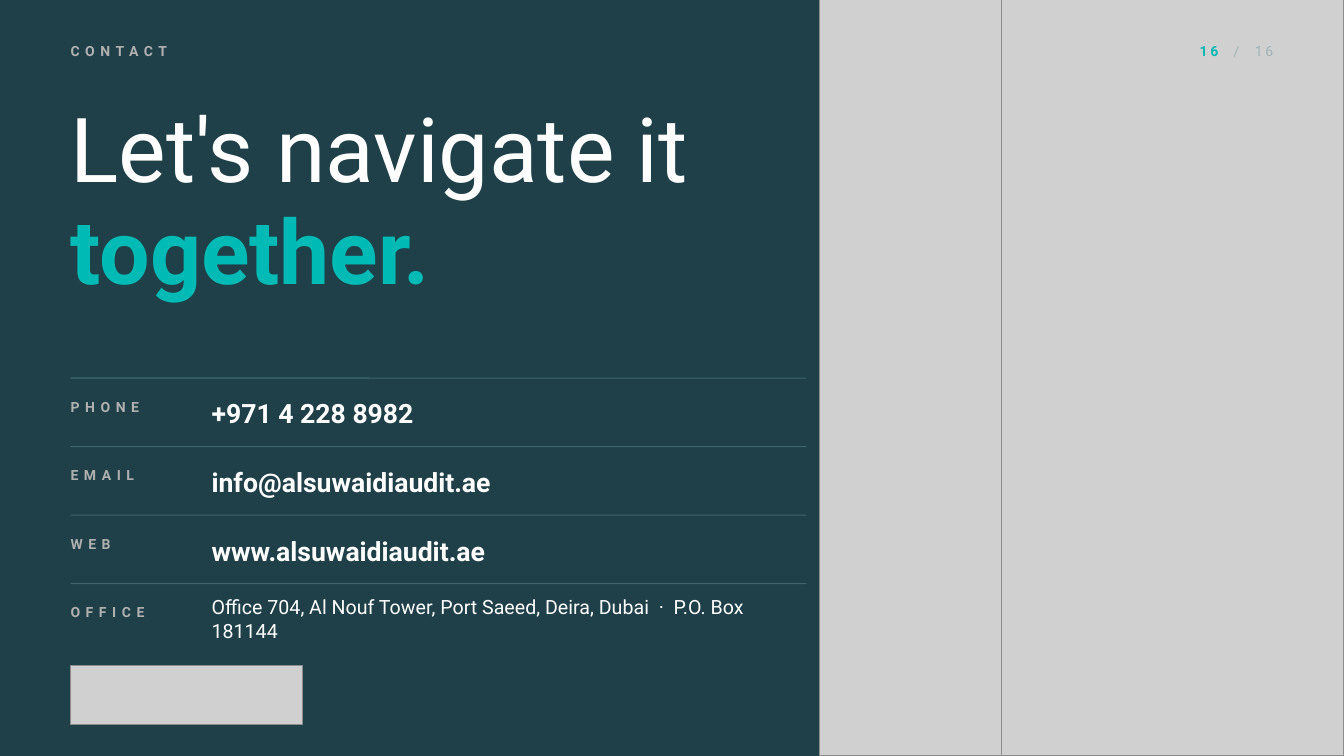
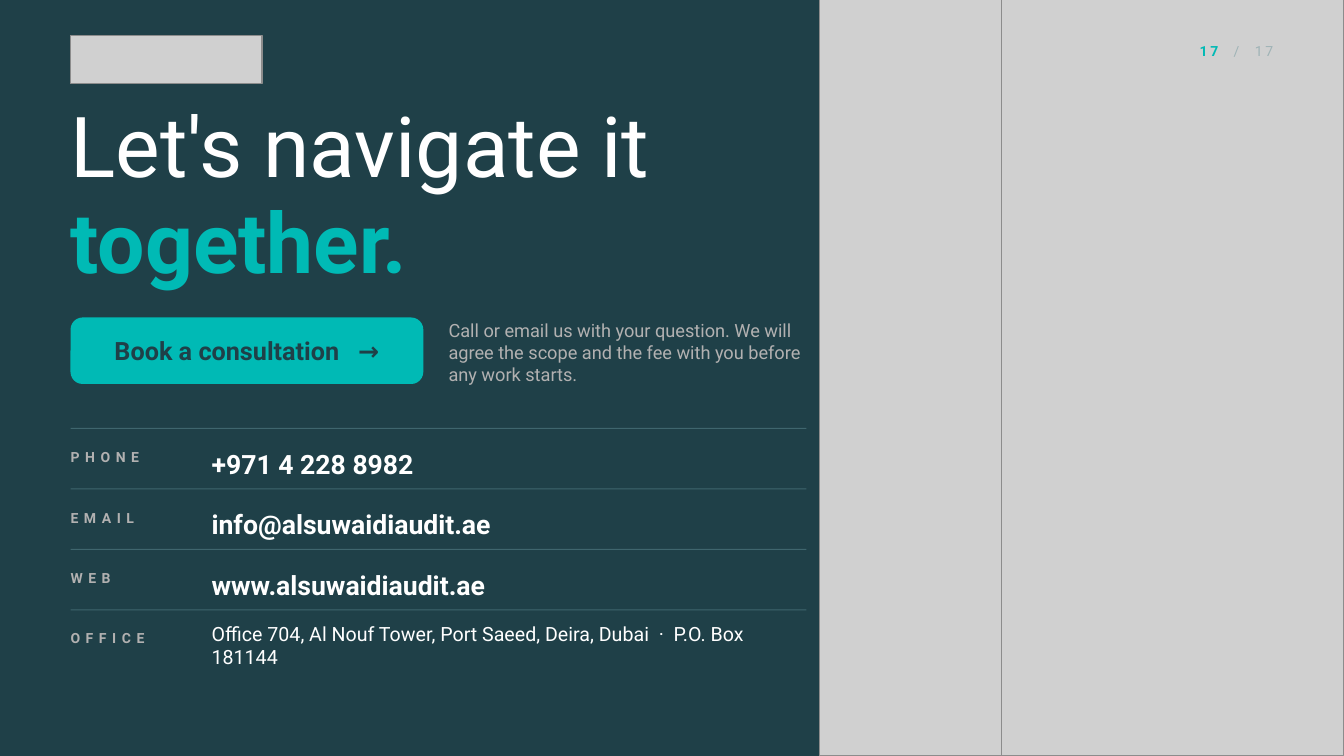
Before and after one commit to khaledsaifelnasr-afk/khsaif-content-studio, a slide deck: slide 17 of Profiles/al-suwaidi-2026/Al-Suwaidi-Company-Profile-2026-Noir.pptx (slide 16 before the commit). Drawn at 1344x756 pixels with LibreOffice and Linux fonts; fonts in the diff are those of the drawing; grey boxes stand for pictures. Boxes give left, top, right and bottom in pixels: in the first picture for what was removed or moved away, otherwise in the second. Text is boxed around its words. In the diff, an @@ line names an element or a change of style, - is before the commit and + after.

```diff
--- a/Profiles/al-suwaidi-2026/Al-Suwaidi-Company-Profile-2026-Noir.pptx
+++ b/Profiles/al-suwaidi-2026/Al-Suwaidi-Company-Profile-2026-Noir.pptx
@@ picture: place and size @@
-picture at [71, 665, 302, 724]
+picture at [71, 35, 262, 84]
@@ text removed at [71, 46, 168, 56] @@
-CONTACT
@@ text at [1200, 46, 1219, 56]: text changed @@
-16 / 16
+17 / 17
@@ text "Let's navigate it" at [71, 114, 649, 291]: size 64 to 60 pt @@
@@ rounded rectangle added at [71, 318, 423, 384], fill #00BAB5 @@
@@ text added at [449, 323, 800, 385], 13 pt, text #B2B1B1 @@
+Call or email us with your question. We will agree the scope and the fee with you before any work starts.
@@ text added at [114, 341, 340, 360], 18 pt, text #1F4048, bold @@
+Book a consultation →
@@ text "PHONE": place and size @@
-text "PHONE" at [71, 402, 140, 412]
+text "PHONE" at [71, 452, 140, 462]
@@ line moved from (71, 447) - (807, 447) to (71, 429) - (807, 429) @@
@@ text "+971 4 228 8982": place and size @@
-text "+971 4 228 8982" at [212, 404, 414, 424]
+text "+971 4 228 8982" at [212, 455, 414, 475]
@@ text "EMAIL": place and size @@
-text "EMAIL" at [71, 467, 202, 497]
+text "EMAIL" at [71, 509, 202, 539]
@@ line moved from (71, 515) - (807, 515) to (71, 489) - (807, 489) @@
@@ text "info@alsuwaidiaudit.ae": place and size @@
-text "info@alsuwaidiaudit.ae" at [212, 471, 491, 498]
+text "info@alsuwaidiaudit.ae" at [212, 513, 491, 540]
@@ line moved from (71, 378) - (807, 378) to (71, 549) - (807, 549) @@
@@ text "www.alsuwaidiaudit.ae": place and size @@
-text "www.alsuwaidiaudit.ae" at [212, 541, 485, 562]
+text "www.alsuwaidiaudit.ae" at [212, 575, 485, 596]
@@ text "WEB": place and size @@
-text "WEB" at [71, 539, 111, 549]
+text "WEB" at [71, 573, 111, 583]
@@ 2 texts, 1 line: place and size @@
-2 texts, 1 line at [71, 584, 807, 638]
+2 texts, 1 line at [71, 610, 807, 664]
```
Also in this commit, not shown: 15 other slides changed, 1 slide added, 1 other file.
